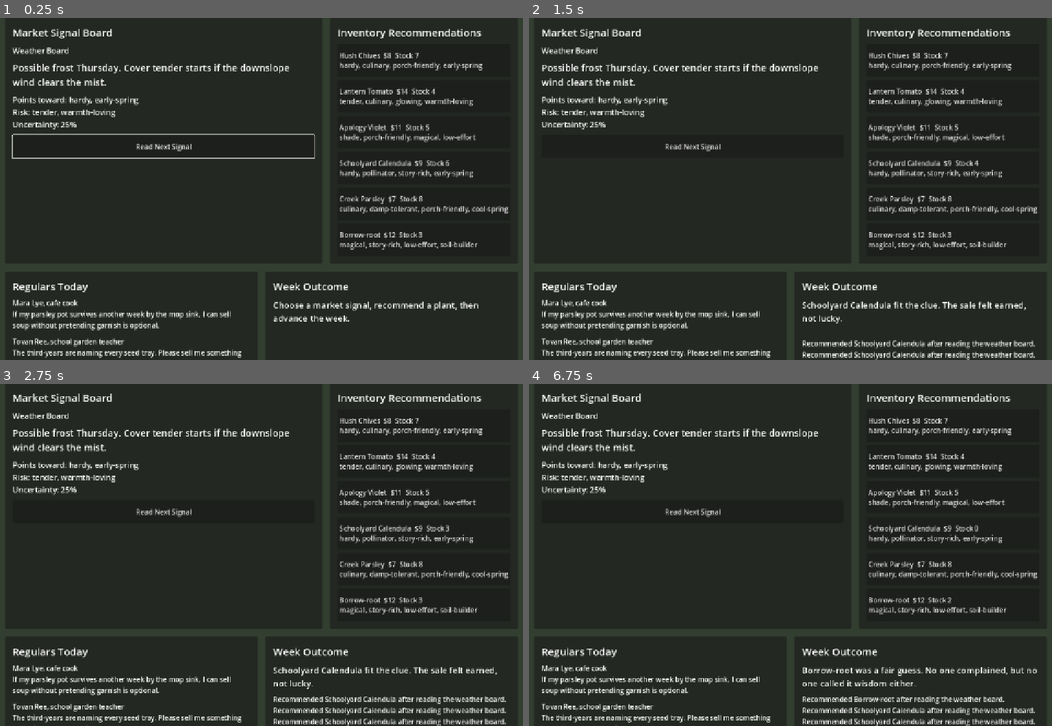
Above: before the commit, frames 1-4 (two rows, left to right).
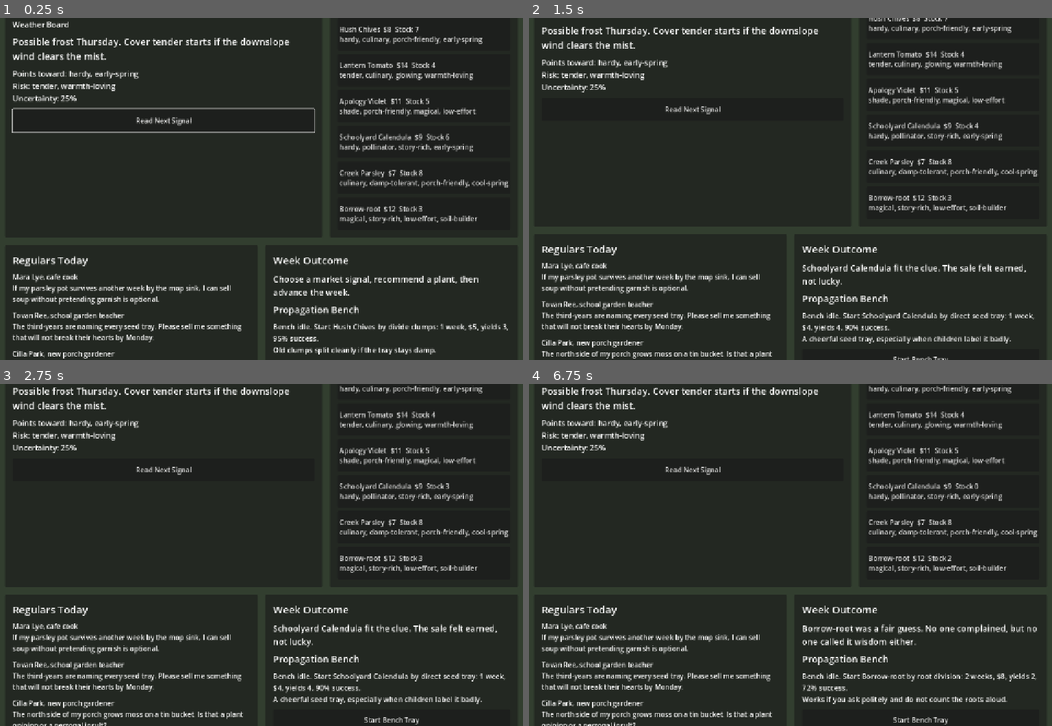
Above: after the commit, the same moments.

Repository: ethan-adams/garden-nursery
Game: Godot game, scene res://scenes/main/main.tscn
Two runs of this game, one before a commit and one after it. Both use one fixed random seed, a clock stepped at 60 frames per second and the inputs below.
Inputs:
- Up to frame 1 (0.25 s): no input
- Up to frame 2 (1.5 s): click "Schoolyard Calendula $9 Stock…" at 0.5 s; click "Schoolyard Calendula $9 Stock…" at 1.25 s
- Up to frame 3 (2.75 s): click "Schoolyard Calendula $9 Stock…" at 2 s
- Up to frame 4 (6.75 s): click "Schoolyard Calendula $9 Stock…" at 2.75 s; click "Schoolyard Calendula $9 Stock…" at 3.5 s; click "Schoolyard Calendula $9 Stock…" at 4.25 s; click "Schoolyard Calendula $9 Stock…" at 5 s; click "Schoolyard Calendula $9 Stock…" at 5.75 s; click "Borrow-root $12 Stock 3 magic…" at 6.5 s

The runs differ from the first frame. In frame 1, 16% of the frame differs, in the area x 2-98%, y 1-100%; in frame 2, 15%; in frame 3, 17%; in frame 4, 17%, in the area x 2-98%, y 0-100%.

Commit message:
feat: add propagation bench loop

Diff:
--- a/godot/data/plants/starter_plants.json
+++ b/godot/data/plants/starter_plants.json
@@ -14,6 +14,14 @@
         "light": "part-sun",
         "difficulty": "forgiving"
       },
+      "propagation": {
+        "method": "divide clumps",
+        "weeks": 1,
+        "cost": 5,
+        "yield": 3,
+        "success_chance": 0.95,
+        "notes": "Old clumps split cleanly if the tray stays damp."
+      },
       "market_notes": "Reliable for cooks, teachers, and nervous first-time gardeners after frost gossip."
     },
     {
@@ -28,6 +36,14 @@
         "water": "steady",
         "light": "afternoon-sun",
         "difficulty": "fussy early"
+      },
+      "propagation": {
+        "method": "warm seed tray",
+        "weeks": 2,
+        "cost": 9,
+        "yield": 4,
+        "success_chance": 0.68,
+        "notes": "Needs bottom warmth; early cold snaps make the tray sulk."
       },
       "market_notes": "Tempting before the weather is ready; best when customers can protect it."
     },
@@ -44,6 +60,14 @@
         "light": "shade",
         "difficulty": "gentle"
       },
+      "propagation": {
+        "method": "softwood cuttings",
+        "weeks": 2,
+        "cost": 7,
+        "yield": 3,
+        "success_chance": 0.8,
+        "notes": "Roots best under a cracked jar in steady shade."
+      },
       "market_notes": "Strong when chimney shade, old stone walls, or delicate household situations come up."
     },
     {
@@ -58,6 +82,14 @@
         "water": "moderate",
         "light": "sun",
         "difficulty": "forgiving"
+      },
+      "propagation": {
+        "method": "direct seed tray",
+        "weeks": 1,
+        "cost": 4,
+        "yield": 4,
+        "success_chance": 0.9,
+        "notes": "A cheerful seed tray, especially when children label it badly."
       },
       "market_notes": "Good for classrooms, seed-swap tables, and porch color before summer plants take over."
     },
@@ -74,6 +106,14 @@
         "light": "part-sun",
         "difficulty": "easy"
       },
+      "propagation": {
+        "method": "cool seed tray",
+        "weeks": 1,
+        "cost": 4,
+        "yield": 3,
+        "success_chance": 0.88,
+        "notes": "Fast if the tray never dries out."
+      },
       "market_notes": "Moves well when cafes are buying modest herb bundles rather than showy starts."
     },
     {
@@ -89,6 +129,14 @@
         "light": "mixed",
         "difficulty": "odd but sturdy"
       },
+      "propagation": {
+        "method": "root division",
+        "weeks": 2,
+        "cost": 8,
+        "yield": 2,
+        "success_chance": 0.72,
+        "notes": "Works if you ask politely and do not count the roots aloud."
+      },
       "market_notes": "A conversation plant: profitable with regulars, confusing for hurried newcomers."
     }
   ]
--- a/godot/scenes/nursery/nursery_stand.tscn
+++ b/godot/scenes/nursery/nursery_stand.tscn
@@ -251,6 +251,25 @@
 text = "Choose a market signal, recommend a plant, then advance the week."
 autowrap_mode = 3
 
+[node name="PropagationHeading" type="Label" parent="SafeArea/RootStack/LowerRow/OutcomePanel/OutcomeMargin/OutcomeStack"]
+layout_mode = 2
+theme_override_font_sizes/font_size = 22
+text = "Propagation Bench"
+
+[node name="PropagationStatus" type="Label" parent="SafeArea/RootStack/LowerRow/OutcomePanel/OutcomeMargin/OutcomeStack"]
+unique_name_in_owner = true
+layout_mode = 2
+theme_override_font_sizes/font_size = 17
+text = "Bench idle."
+autowrap_mode = 3
+
+[node name="StartPropagationButton" type="Button" parent="SafeArea/RootStack/LowerRow/OutcomePanel/OutcomeMargin/OutcomeStack"]
+unique_name_in_owner = true
+layout_mode = 2
+custom_minimum_size = Vector2(0, 50)
+focus_mode = 2
+text = "Start Bench Tray"
+
 [node name="LogText" type="Label" parent="SafeArea/RootStack/LowerRow/OutcomePanel/OutcomeMargin/OutcomeStack"]
 unique_name_in_owner = true
 layout_mode = 2
@@ -266,4 +285,5 @@
 text = "Advance Week"
 
 [connection signal="pressed" from="SafeArea/RootStack/BoardRow/SignalPanel/SignalMargin/SignalStack/NextSignalButton" to="." method="_on_next_signal_button_pressed"]
+[connection signal="pressed" from="SafeArea/RootStack/LowerRow/OutcomePanel/OutcomeMargin/OutcomeStack/StartPropagationButton" to="." method="_on_start_propagation_button_pressed"]
 [connection signal="pressed" from="SafeArea/RootStack/LowerRow/OutcomePanel/OutcomeMargin/OutcomeStack/AdvanceWeekButton" to="." method="_on_advance_week_button_pressed"]
--- a/godot/scripts/ui/nursery_stand.gd
+++ b/godot/scripts/ui/nursery_stand.gd
@@ -14,6 +14,7 @@
 var reputation := 12
 var selected_signal_index := 0
 var selected_plant_id := ""
+var propagation_tray: Dictionary = {}
 var log_lines: Array[String] = []
 
 @onready var week_label: Label = %WeekValue
@@ -25,6 +26,8 @@
 @onready var inventory_list: VBoxContainer = %InventoryList
 @onready var customer_list: VBoxContainer = %CustomerList
 @onready var outcome_label: Label = %OutcomeText
+@onready var propagation_status_label: Label = %PropagationStatus
+@onready var start_propagation_button: Button = %StartPropagationButton
 @onready var log_label: Label = %LogText
 @onready var next_signal_button: Button = %NextSignalButton
 @onready var advance_week_button: Button = %AdvanceWeekButton
@@ -67,6 +70,7 @@
 func _setup_focus() -> void:
 	next_signal_button.grab_focus()
 	next_signal_button.focus_mode = Control.FOCUS_ALL
+	start_propagation_button.focus_mode = Control.FOCUS_ALL
 	advance_week_button.focus_mode = Control.FOCUS_ALL
 
 
@@ -77,6 +81,7 @@
 	_render_signal()
 	_render_inventory()
 	_render_customers()
+	_render_propagation_bench()
 	_render_log()
 
 
@@ -111,6 +116,40 @@
 		button.focus_mode = Control.FOCUS_ALL
 		button.pressed.connect(_recommend_plant.bind(plant.get("id", "")))
 		inventory_list.add_child(button)
+
+
+func _render_propagation_bench() -> void:
+	if propagation_tray.is_empty():
+		var plant := _find_plant(selected_plant_id)
+		var profile := _propagation_profile(plant)
+		if plant.is_empty() or profile.is_empty():
+			propagation_status_label.text = "Bench idle. Choose a plant to see propagation options."
+			start_propagation_button.disabled = true
+			return
+		propagation_status_label.text = "Bench idle. Start %s by %s: %d week%s, $%d, yields %d, %d%% success.\n%s" % [
+			plant.get("name", "a plant"),
+			profile.get("method", "propagation"),
+			int(profile.get("weeks", 1)),
+			_plural_suffix(int(profile.get("weeks", 1))),
+			int(profile.get("cost", 0)),
+			int(profile.get("yield", 1)),
+			int(round(float(profile.get("success_chance", 0.0)) * 100.0)),
+			profile.get("notes", "")
+		]
+		start_propagation_button.disabled = cash < int(profile.get("cost", 0))
+		start_propagation_button.text = "Start Bench Tray"
+		return
+	var plant_in_tray := _find_plant(propagation_tray.get("plant_id", ""))
+	propagation_status_label.text = "%s tray: %s, %d week%s left. Expected yield %d; success chance %d%%." % [
+		plant_in_tray.get("name", "Propagation"),
+		propagation_tray.get("method", "propagation"),
+		int(propagation_tray.get("weeks_remaining", 0)),
+		_plural_suffix(int(propagation_tray.get("weeks_remaining", 0))),
+		int(propagation_tray.get("yield", 1)),
+		int(round(float(propagation_tray.get("success_chance", 0.0)) * 100.0))
+	]
+	start_propagation_button.disabled = true
+	start_propagation_button.text = "Bench Busy"
 
 
 func _render_customers() -> void:
@@ -166,11 +205,70 @@
 	week += 1
 	var plant := _find_plant(selected_plant_id)
 	var outcome := _best_outcome_for(plant)
+	var propagation_text := _process_propagation_week()
 	cash += int(outcome.get("cash_bonus", 0))
 	reputation += int(outcome.get("reputation_bonus", 0))
-	outcome_label.text = outcome.get("text", "The week ended quietly. The ledger learned less than you did.")
+	var outcome_text: String = outcome.get("text", "The week ended quietly. The ledger learned less than you did.")
+	if not propagation_text.is_empty():
+		outcome_text = "%s\n\n%s" % [outcome_text, propagation_text]
+	outcome_label.text = outcome_text
 	_add_log("Week %d closed: %s" % [week - 1, outcome.get("id", "quiet_week")])
 	_refresh_all()
+
+
+func _on_start_propagation_button_pressed() -> void:
+	if not propagation_tray.is_empty():
+		return
+	var plant := _find_plant(selected_plant_id)
+	var profile := _propagation_profile(plant)
+	if plant.is_empty() or profile.is_empty():
+		return
+	var cost := int(profile.get("cost", 0))
+	if cash < cost:
+		outcome_label.text = "The bench stayed empty. You need $%d to start %s." % [cost, plant.get("name", "that tray")]
+		return
+	cash -= cost
+	propagation_tray = {
+		"plant_id": plant.get("id", ""),
+		"method": profile.get("method", "propagation"),
+		"weeks_remaining": int(profile.get("weeks", 1)),
+		"yield": int(profile.get("yield", 1)),
+		"success_chance": float(profile.get("success_chance", 0.75))
+	}
+	outcome_label.text = "You set a %s tray on the bench. It will need %d week%s before it can join inventory." % [
+		plant.get("name", "plant"),
+		int(propagation_tray.get("weeks_remaining", 1)),
+		_plural_suffix(int(propagation_tray.get("weeks_remaining", 1)))
+	]
+	_add_log("Started %s by %s for $%d." % [plant.get("name", "a plant"), propagation_tray.get("method", "propagation"), cost])
+	_refresh_all()
+
+
+func _process_propagation_week() -> String:
+	if propagation_tray.is_empty():
+		return ""
+	propagation_tray["weeks_remaining"] = int(propagation_tray.get("weeks_remaining", 0)) - 1
+	if int(propagation_tray.get("weeks_remaining", 0)) > 0:
+		var growing_plant := _find_plant(propagation_tray.get("plant_id", ""))
+		return "The %s tray held steady on the bench. %d week%s left." % [
+			growing_plant.get("name", "propagation"),
+			int(propagation_tray.get("weeks_remaining", 0)),
+			_plural_suffix(int(propagation_tray.get("weeks_remaining", 0)))
+		]
+	var plant := _find_plant(propagation_tray.get("plant_id", ""))
+	var yield_count := int(propagation_tray.get("yield", 1))
+	var success_chance := float(propagation_tray.get("success_chance", 0.75))
+	var succeeded := randf() <= success_chance
+	propagation_tray = {}
+	if succeeded:
+		plant["starting_stock"] = int(plant.get("starting_stock", 0)) + yield_count
+		_add_log("Propagation finished: %s added %d stock." % [plant.get("name", "tray"), yield_count])
+		return "The bench paid off: %d %s starts rooted cleanly and joined inventory." % [
+			yield_count,
+			plant.get("name", "plant")
+		]
+	_add_log("Propagation failed before saleable stock.")
+	return "The bench disappointed you this week. The tray stayed green at the edges, then gave up before it became saleable."
 
 
 func _best_outcome_for(plant: Dictionary) -> Dictionary:
@@ -198,6 +296,10 @@
 	return {}
 
 
+func _propagation_profile(plant: Dictionary) -> Dictionary:
+	return plant.get("propagation", {})
+
+
 func _trait_score(plant_traits: Array, desired_traits: Array) -> int:
 	var score := 0
 	for plant_trait in plant_traits:
@@ -206,6 +308,12 @@
 	return score
 
 
+func _plural_suffix(amount: int) -> String:
+	if amount == 1:
+		return ""
+	return "s"
+
+
 func _add_log(message: String) -> void:
 	log_lines.push_front(message)
 	log_lines = log_lines.slice(0, 5)
Not shown, changed: docs/roadmap.md
Not shown, changed: scripts/agent-check.mjs
